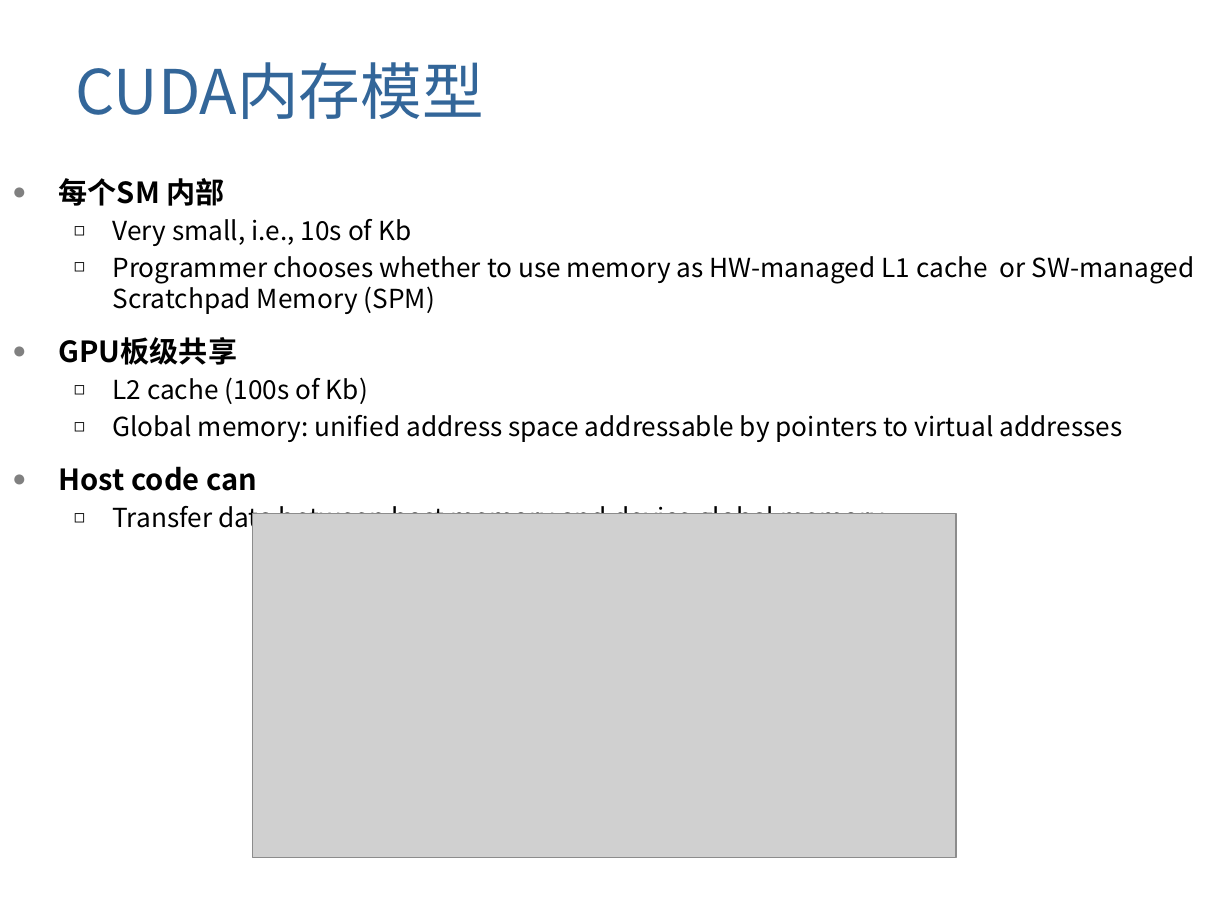
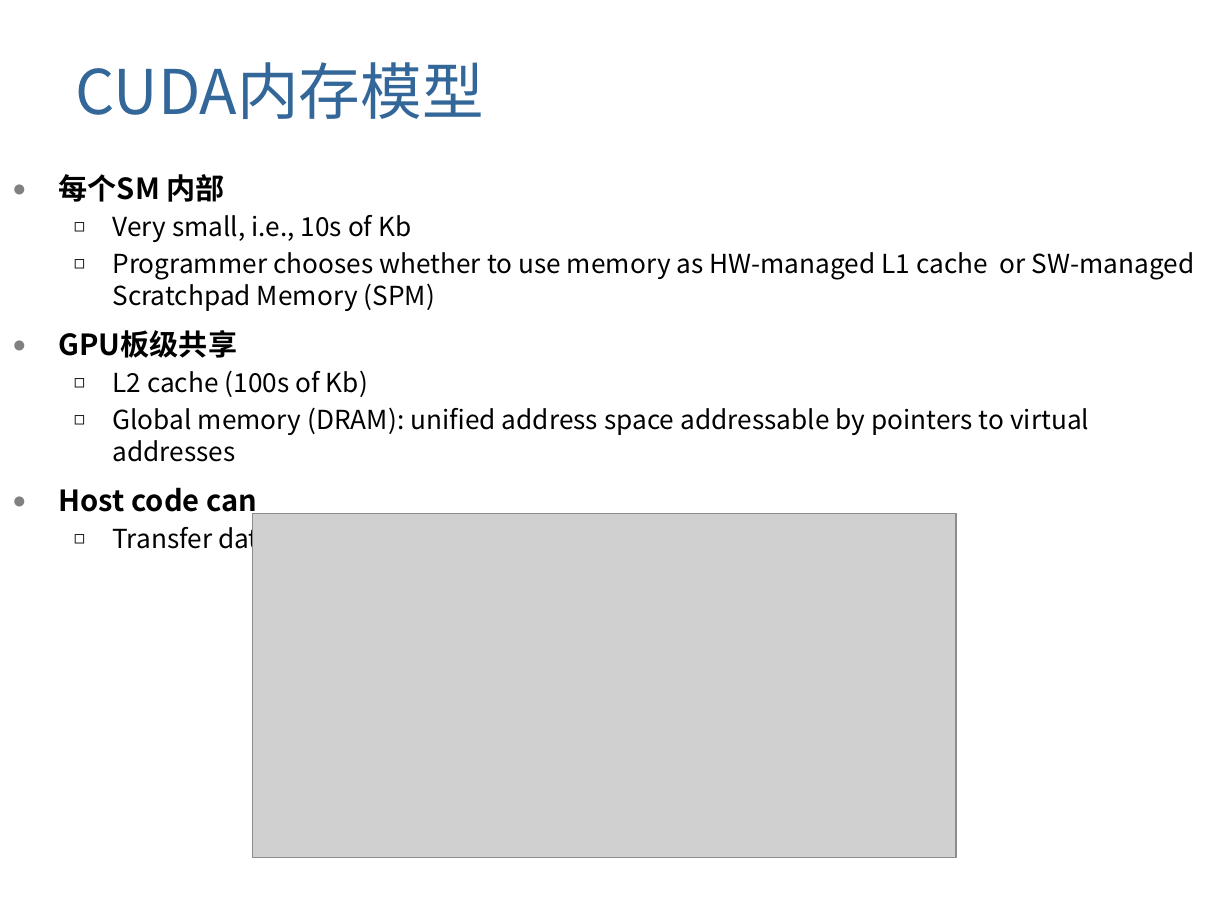
Before and after one commit to gulaoshi/gu.github.io, a slide deck: slide 24 of AdvOS/PPT+papers/L04-GPU.pptx. Drawn at 1232x924 pixels with LibreOffice and Linux fonts; fonts in the diff are those of the drawing; grey boxes stand for pictures; background and template pictures are left out. Boxes give left, top, right and bottom in pixels: in the first picture for what was removed or moved away, otherwise in the second. Text is boxed around its words. In the diff, an @@ line names an element or a change of style, - is before the commit and + after.

```diff
--- a/AdvOS/PPT+papers/L04-GPU.pptx
+++ b/AdvOS/PPT+papers/L04-GPU.pptx
@@ text at [59,174,257,519]: line spacing 1.4 to 1.3 @@
@@ text at [112,407,1089,462]: text changed @@
-  ◻ Global memory: unified address space addressable by pointers to virtual addresses
+  ◻ Global memory (DRAM): unified address space addressable by pointers to virtual addresses
```
Also in this commit, not shown: 8 other slides changed.
